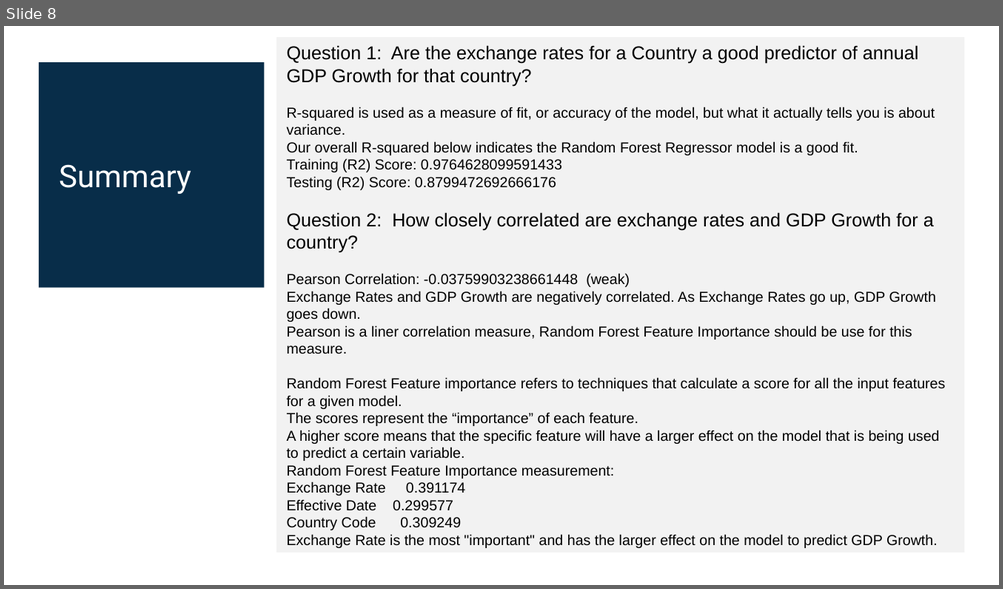
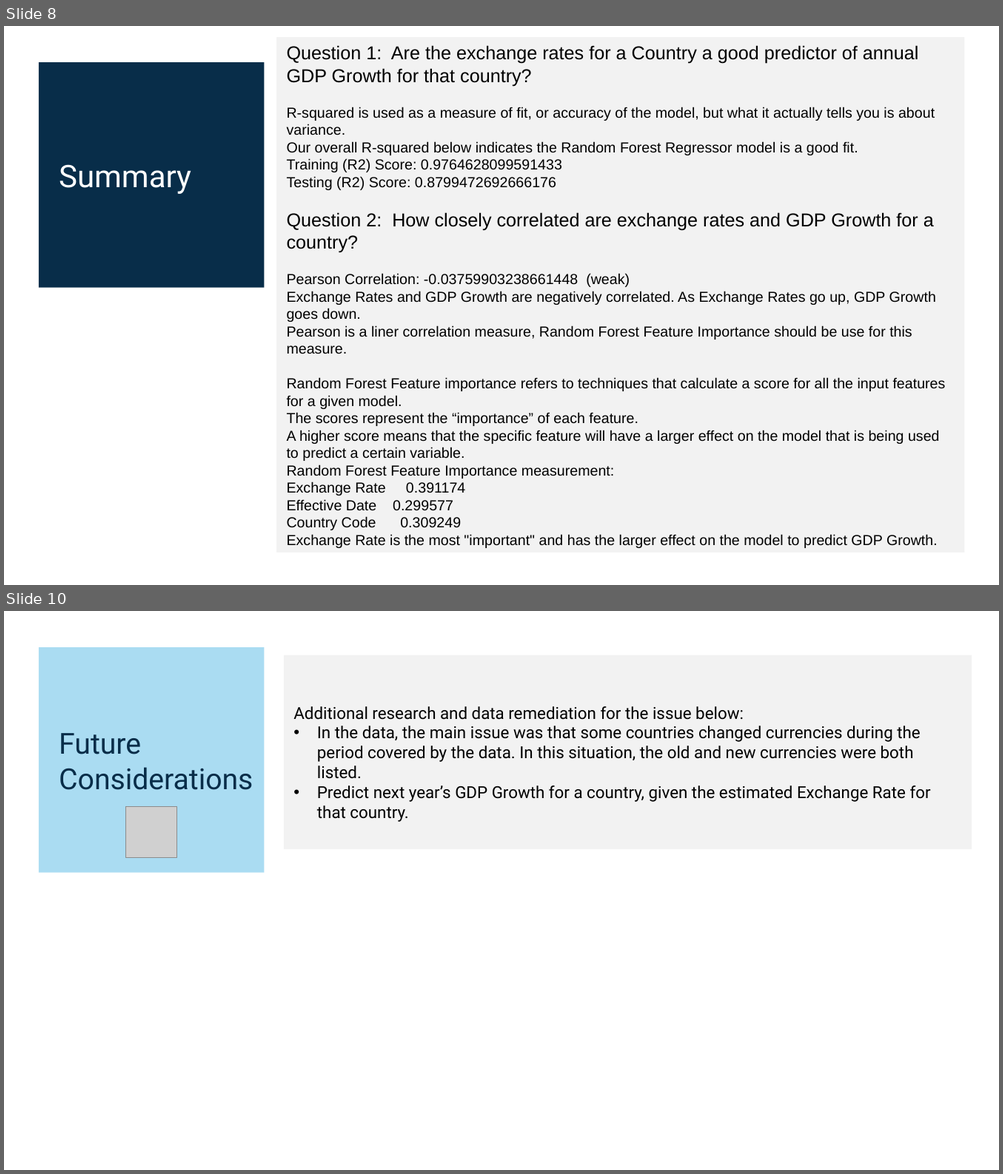
Before and after one commit to tbrown14611/Project_2, a slide deck: Team_3_AI_Bootcamp_Project_2.pptx. Shown one above the other, each under a label of ours: slide 8 before the commit, slides 8 and 10 after it; the slides between them are not shown. The pictures are 1003x589 and 1003x1174 pixels, drawn with LibreOffice and Linux fonts; fonts in the diff are those of the drawing; grey boxes stand for pictures. Boxes give left, top, right and bottom in pixels: in the first picture for what was removed or moved away, otherwise in the second. Text is boxed around its words. In the diff, an @@ line names an element or a change of style, - is before the commit and + after.

```diff
--- a/Team_3_AI_Bootcamp_Project_2.pptx
+++ b/Team_3_AI_Bootcamp_Project_2.pptx
@@ slide 10 added at (4, 611, 999, 1170), background #FFFFFF @@
@@ rectangle added at (39, 647, 264, 873), fill #AADCF2 @@
@@ rectangle added at (284, 655, 972, 849), fill #F2F2F2, 16 pt, text #000000 @@
+Additional research and data remediation for the issue below:
+• In the data, the main issue was that some countries changed currencies during the period covered by the data. In this situation, the old and new currencies were both listed.
+• Predict next year’s GDP Growth for a country, given the estimated Exchange Rate for that country.
@@ text added at (59, 733, 253, 790), 28 pt, text #082D49 @@
+Future Considerations
@@ picture added at (126, 807, 177, 858) @@
```
Also in this commit, not shown: 2 slides changed.
